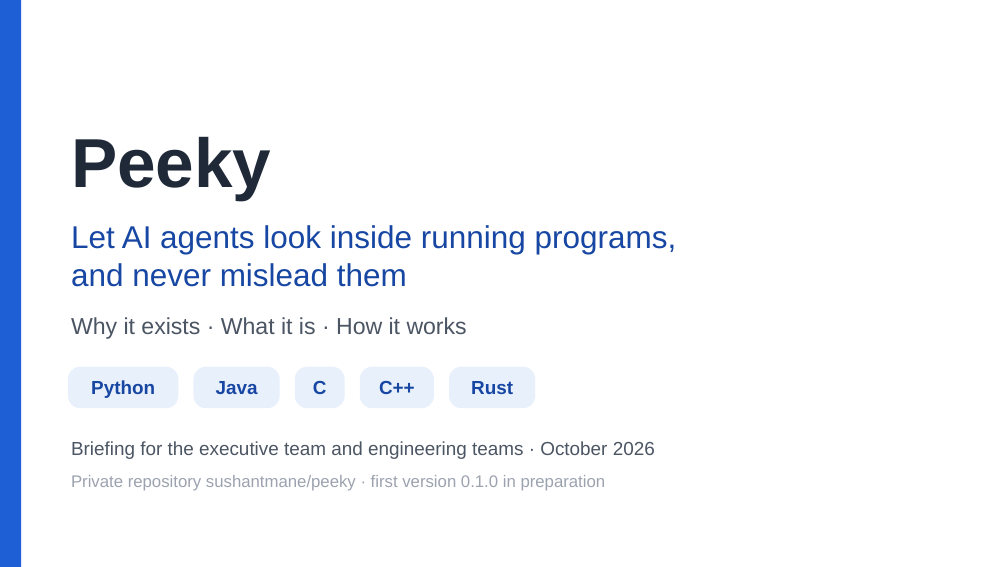
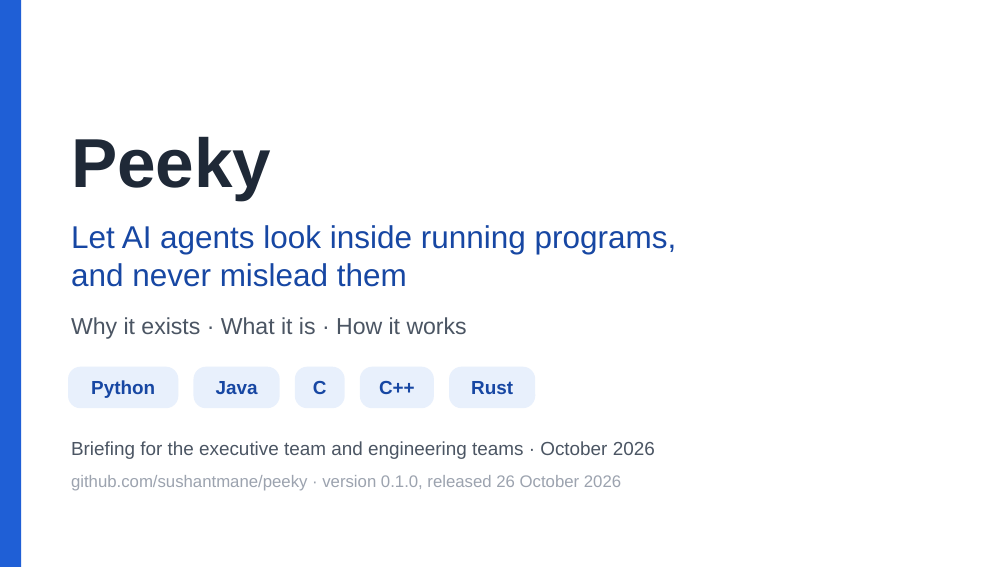
Before and after one commit to sushantmane/peeky, a slide deck: slide 1 of docs/presentation/Peeky.pptx. Drawn at 1008x567 pixels with LibreOffice and Linux fonts; fonts in the diff are those of the drawing. Boxes give left, top, right and bottom in pixels: in the first picture for what was removed or moved away, otherwise in the second. Text is boxed around its words. In the diff, an @@ line names an element or a change of style, - is before the commit and + after.

```diff
--- a/docs/presentation/Peeky.pptx
+++ b/docs/presentation/Peeky.pptx
@@ text at (x1=71, y1=475, x2=621, y2=491): text changed @@
-Private repository sushantmane/peeky · first version 0.1.0 in preparation
+github.com/sushantmane/peeky · version 0.1.0, released 26 October 2026
```
Also in this commit, not shown: 7 other slides changed, 1 other file.
